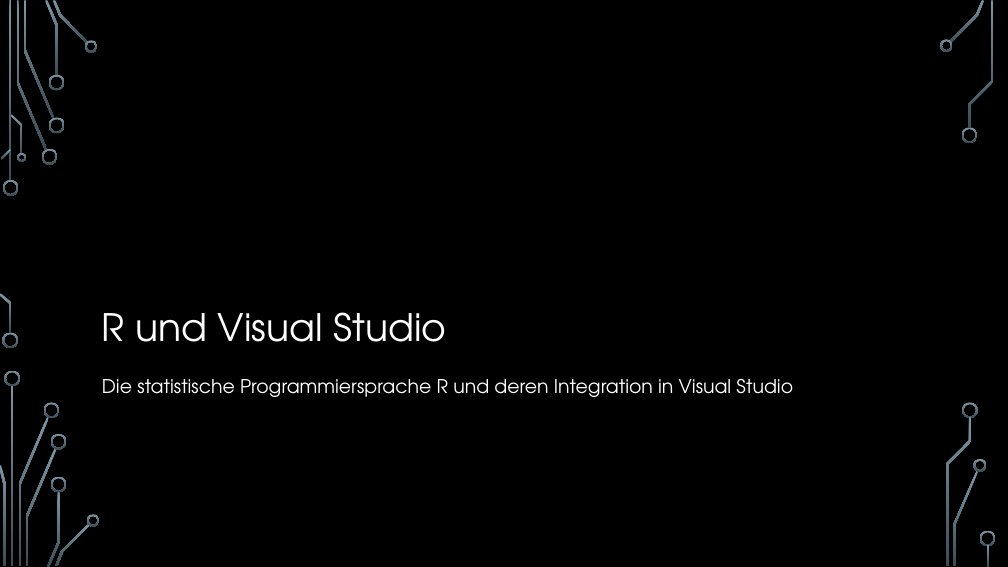
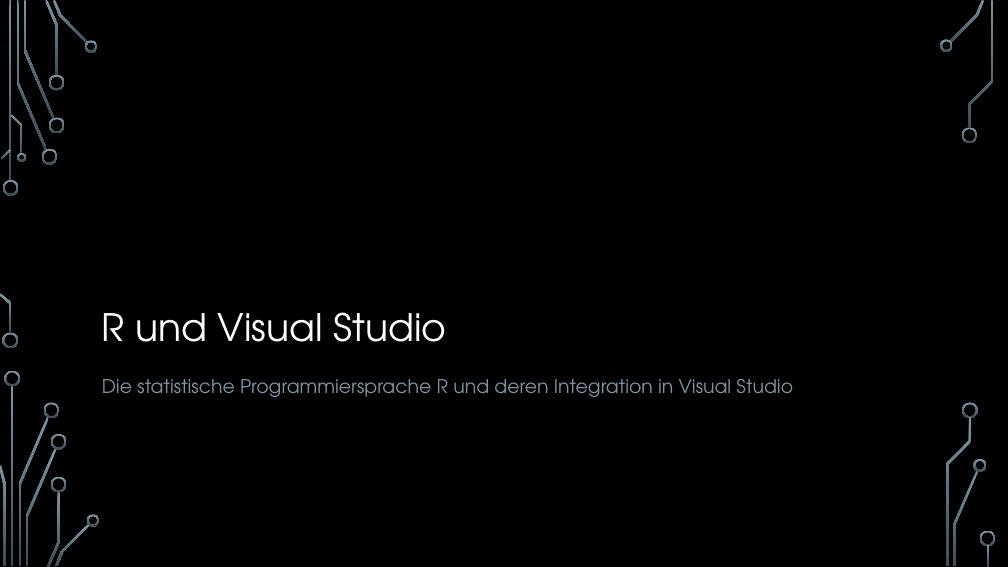
Before and after one commit to hacpro/introduction-machine-learning, a slide deck: slide 19 of presentation.pptx. Drawn at 1008x567 pixels with LibreOffice and Linux fonts; fonts in the diff are those of the drawing; background and template pictures are left out. Boxes give left, top, right and bottom in pixels: in the first picture for what was removed or moved away, otherwise in the second. Text is boxed around its words. In the diff, an @@ line names an element or a change of style, - is before the commit and + after.

```diff
--- a/presentation.pptx
+++ b/presentation.pptx
@@ text "Die statistische Programmiersprache R und ..." at [102, 379, 793, 397]: text colour #FFFFFF to #7C96A3 @@
```
Also in this commit, not shown: 5 other slides changed.
